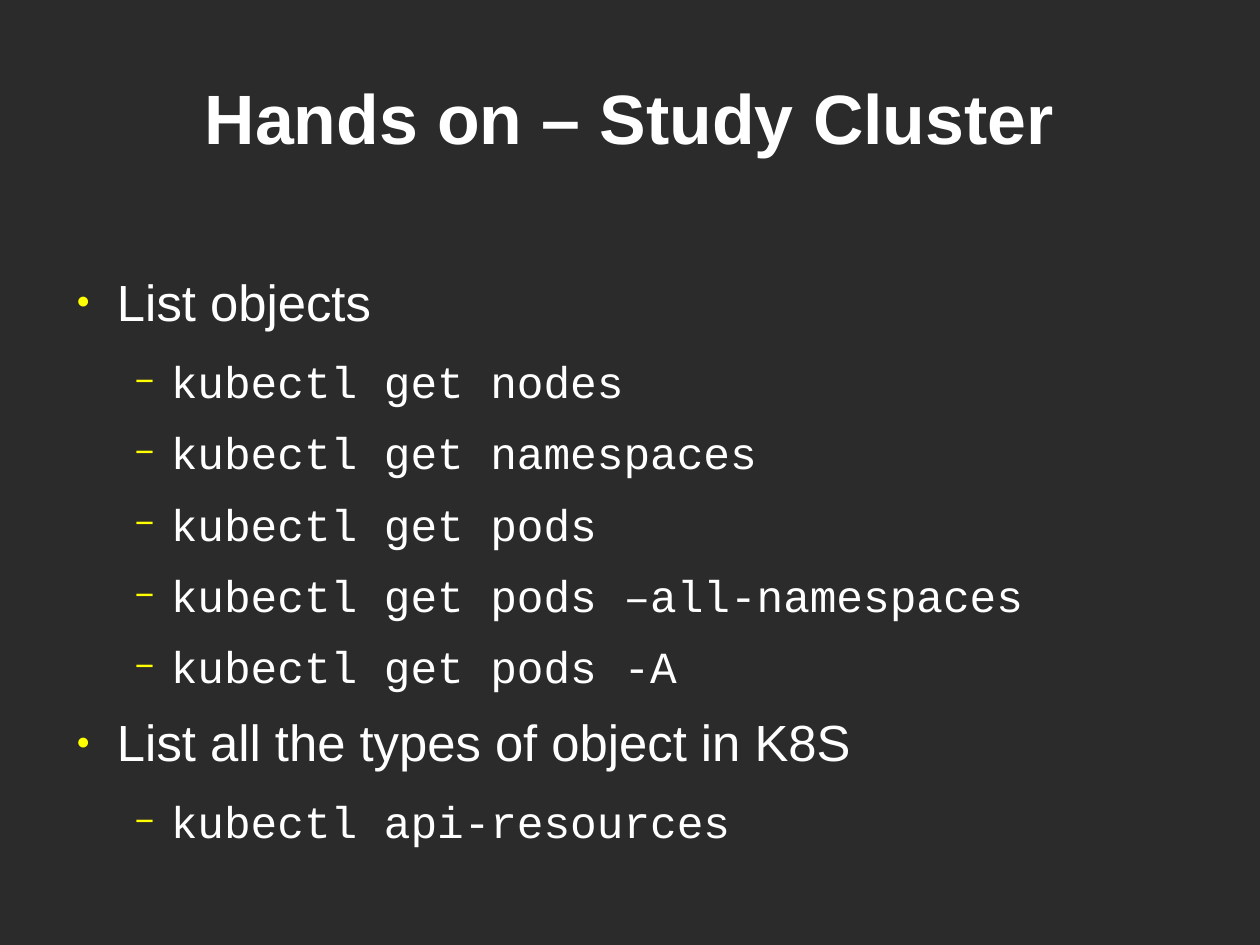
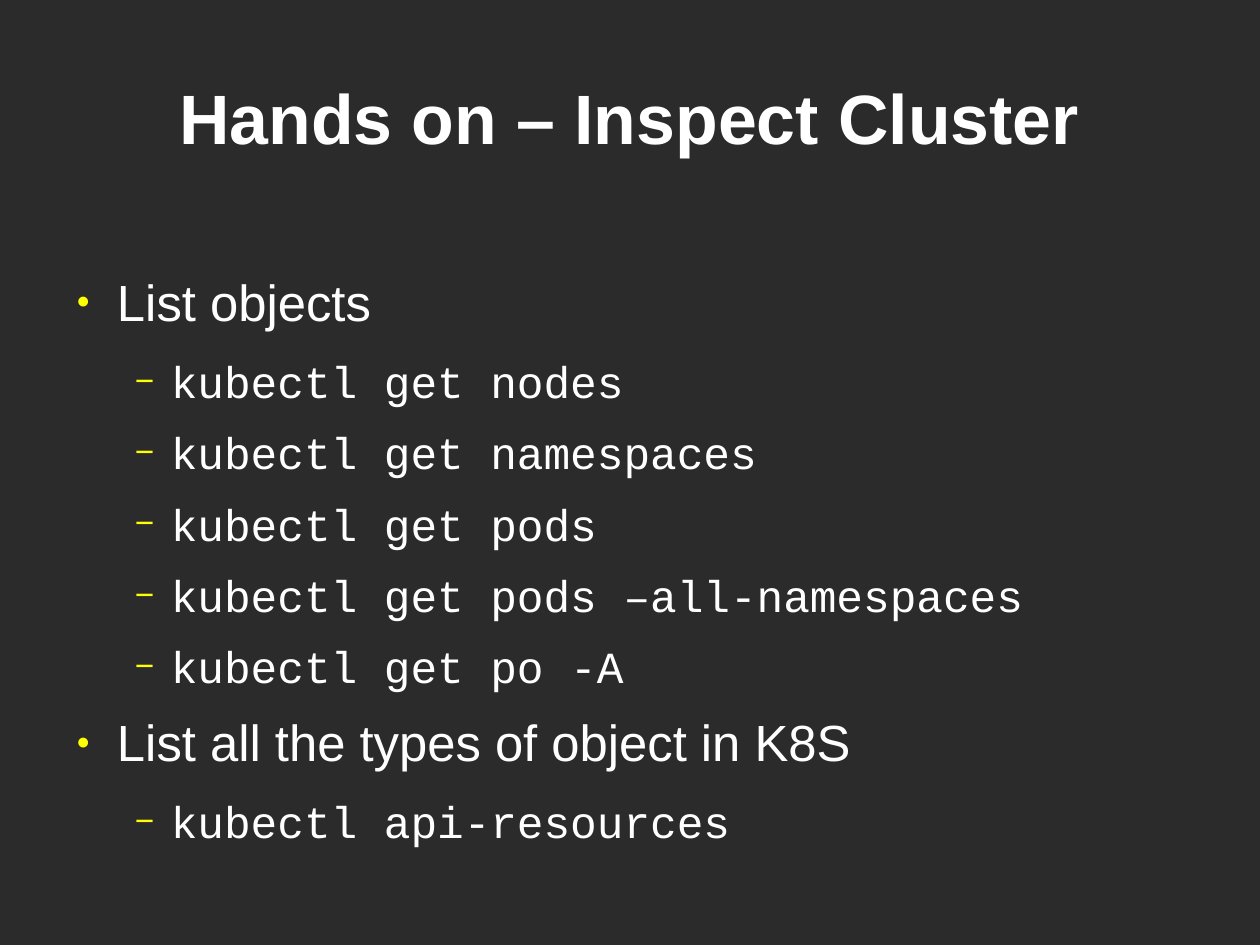
Before and after one commit to showmethehello/mit-k8s-talk, a slide deck: slide 8 of k8s.odp. Drawn at 1260x945 pixels with LibreOffice and Linux fonts; fonts in the diff are those of the drawing; background and template pictures are left out; a plain dark background stands for a picture behind light text. Boxes give left, top, right and bottom in pixels: in the first picture for what was removed or moved away, otherwise in the second. Text is boxed around its words. In the diff, an @@ line names an element or a change of style, - is before the commit and + after.

```diff
--- a/k8s.odp
+++ b/k8s.odp
@@ title at <box>179,93,1078,157</box>: text changed @@
-Hands on – Study Cluster
+Hands on – Inspect Cluster
@@ text at <box>171,652,623,693</box>: text changed @@
-  − kubectl get pods -A
+  − kubectl get po -A
```
Also in this commit, not shown: 5 other slides changed, 1 slide added, 3 other files.
